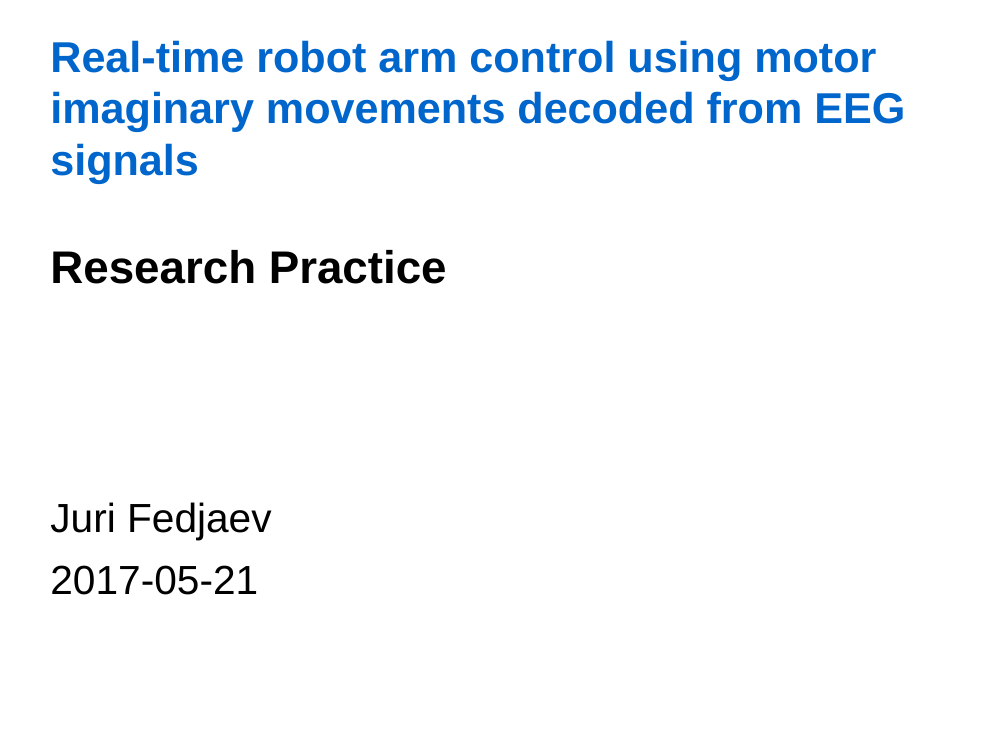
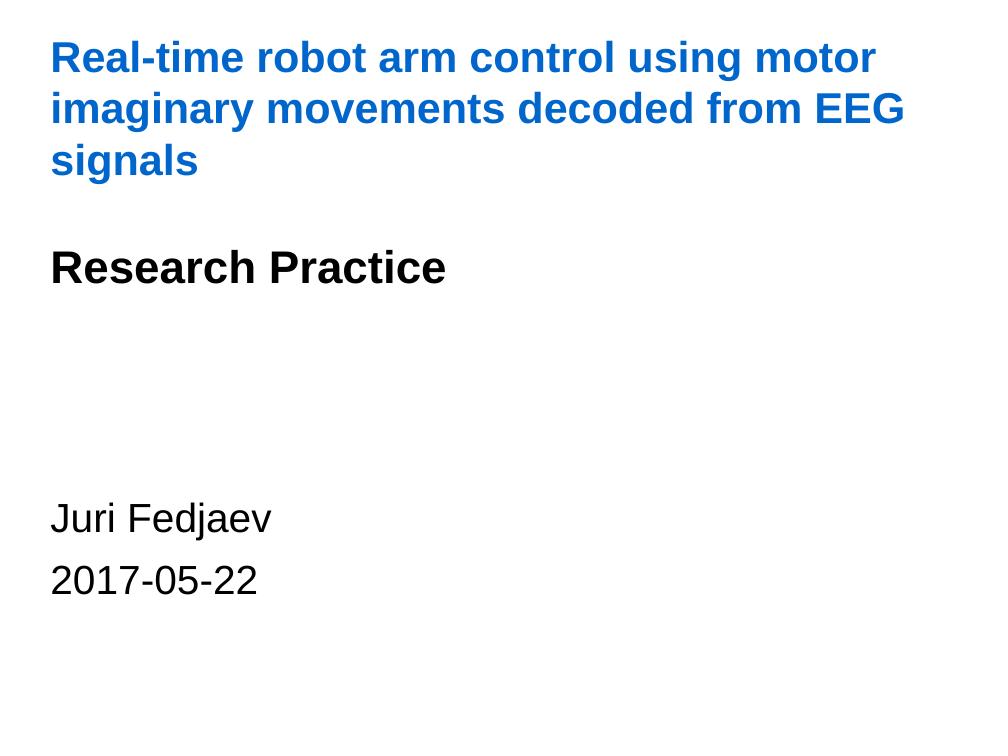
Before and after one commit to jfedjaev/NSTresearchPractice, a slide deck: slide 1 of Report/Presentation/Fedjaev_ResearchPractice.odp. Drawn at 1008x756 pixels with LibreOffice and Linux fonts; fonts in the diff are those of the drawing; background and template pictures are left out. Boxes give left, top, right and bottom in pixels: in the first picture for what was removed or moved away, otherwise in the second. Text is boxed around its words. In the diff, an @@ line names an element or a change of style, - is before the commit and + after.

```diff
--- a/Report/Presentation/Fedjaev_ResearchPractice.odp
+++ b/Report/Presentation/Fedjaev_ResearchPractice.odp
@@ text at (50,565,258,595): text changed @@
-2017-05-21
+2017-05-22
```
Also in this commit, not shown: 2 other slides changed, 4 slides added, 2 slides removed, 1 other file.
